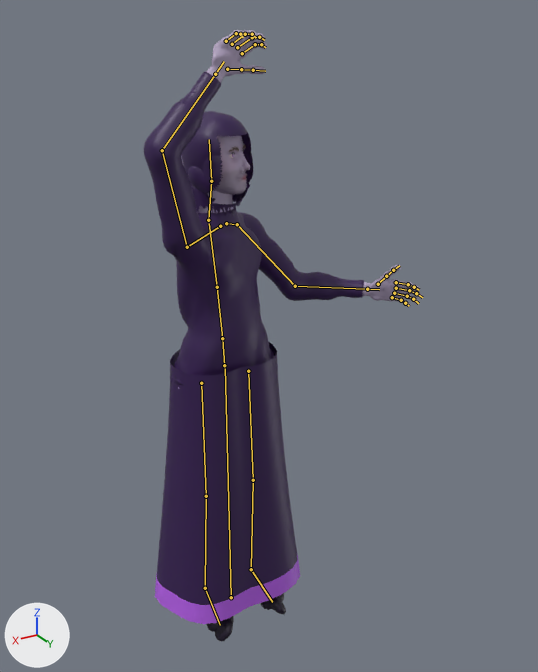
An edit to the glTF model assets/models/creatures/dark_mage.glb, drawn before and after from the same camera.
Rendered twice from a 50 mm lens placed at (1.018, 1.977, 2.035), pointed at (-0.158, 0.016, 1.054). Lighting does not change. The marker at lower left points along +X, +Y and +Z. The older version comes first. Both versions are drawn at frame 1 of the action 'swing'; the numbers are the values there. The bones that change, and the others that lie on the model, are drawn over the model as lines.

Names of what the first picture shows: 'dark_mage'.
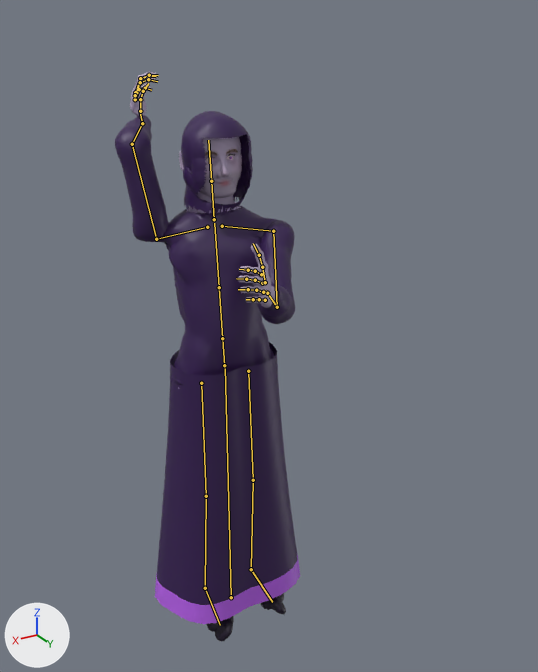
Location of each change, [x1, y1, x2, y2] in pixels of the pictures (538 x 672 px):
'dark_mage', posed (33% narrower, 7% shorter)
    before: [144, 30, 422, 641]
    after: [115, 72, 300, 641]
bone 'spine', root to tip
    before: (222, 338) to (217, 287)
    after: (222, 338) to (219, 287)
bone 'chest', root to tip
    before: (217, 287) to (209, 223)
    after: (219, 287) to (214, 223)
bone 'upper_arm.L', root to tip
    before: (237, 224) to (295, 286)
    after: (273, 231) to (277, 307)
bone 'forearm.L', root to tip
    before: (295, 286) to (367, 289)
    after: (277, 307) to (267, 293)
bone 'upper_arm.R', root to tip
    before: (187, 247) to (162, 150)
    after: (156, 239) to (132, 144)
bone 'forearm.R', root to tip
    before: (162, 150) to (215, 74)
    after: (132, 144) to (142, 123)
bone 'hand.R', root to tip
    before: (215, 74) to (224, 61)
    after: (142, 123) to (139, 110)
bone 'head', root to tip
    before: (211, 181) to (209, 139)
    after: (211, 181) to (208, 140)

The change in detail:
Bone 'spine' (bone_spine) turns from (-6, 10, -1) to (-3, -10, 0) degrees about its own x, y and z.
Bone 'chest' (bone_chest) turns from (0, 28, 2) to (-3, -15, 0) degrees about its own x, y and z.
Bone 'upper_arm.L' (bone_upper_arm_l) turns from (32, -8, -20) to (53, 9, -35) degrees about its own x, y and z.
Bone 'forearm.L' (bone_forearm_l) turns from (47, 0, 0) to (56, 0, 0) degrees about its own x, y and z.
Bone 'upper_arm.R' (bone_upper_arm_r) turns from (1, 58, -120) to (170, 6, 47) degrees about its own x, y and z.
Bone 'forearm.R' (bone_forearm_r) turns from (52, 0, 0) to (83, 0, 0) degrees about its own x, y and z.
Bone 'hand.R' (bone_hand_r) turns from (0, 0, 0) to (-90, 0, 0) degrees about its own x, y and z.
Bone 'head' (bone_head) turns from (0, 0, 0) to (4, 19, 1) degrees about its own x, y and z.
